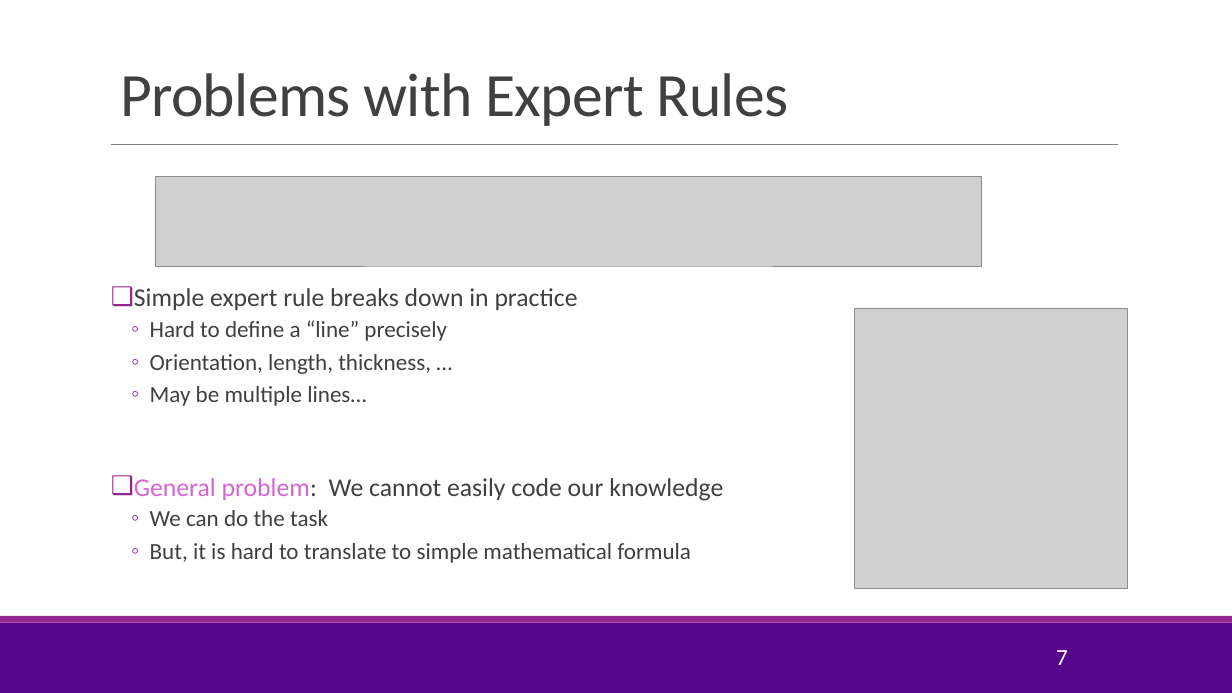
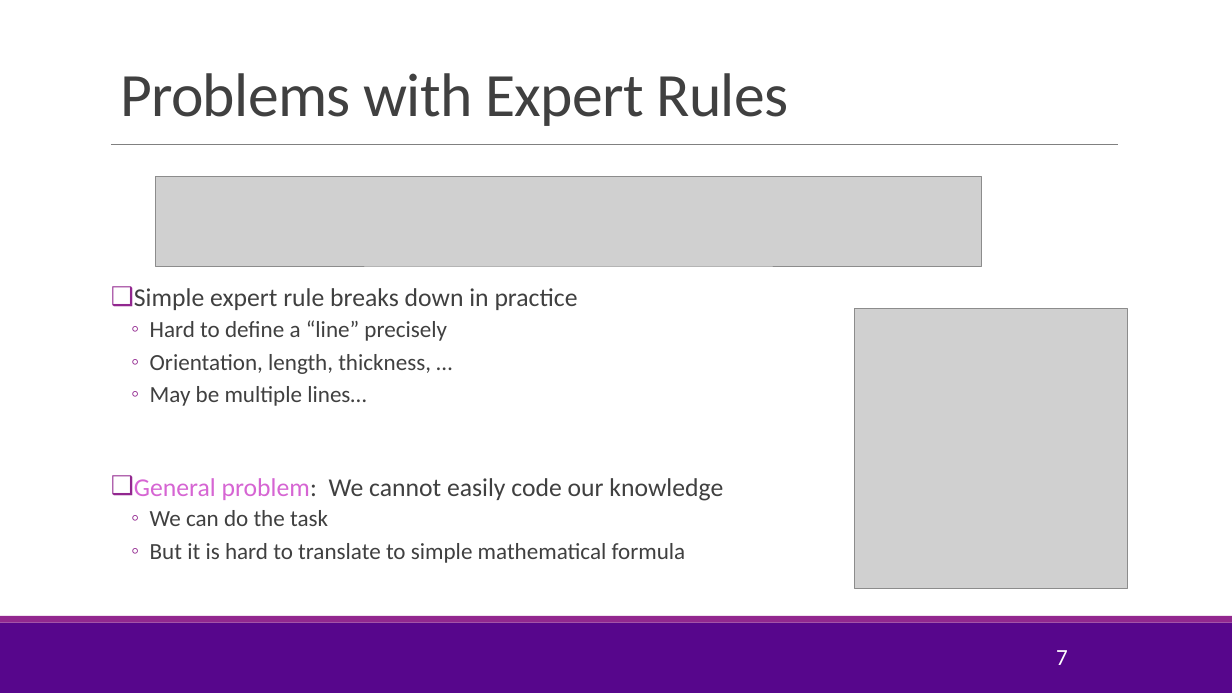
Before and after one commit to sdrangan/introml, a slide deck: slide 7 of lectures/Lect01_IntroML.pptx. Drawn at 1232x693 pixels with LibreOffice and Linux fonts; fonts in the diff are those of the drawing; grey boxes stand for pictures; background and template pictures are left out. Boxes give left, top, right and bottom in pixels: in the first picture for what was removed or moved away, otherwise in the second. Text is boxed around its words. In the diff, an @@ line names an element or a change of style, - is before the commit and + after.

```diff
--- a/lectures/Lect01_IntroML.pptx
+++ b/lectures/Lect01_IntroML.pptx
@@ text at (x1=150, y1=543, x2=686, y2=563): text changed @@
-  ◦ But, it is hard to translate to simple mathematical formula
+  ◦ But it is hard to translate to simple mathematical formula
```
Also in this commit, not shown: 2 other slides changed, 3 slides added, 1 slide removed, 3 other files.
